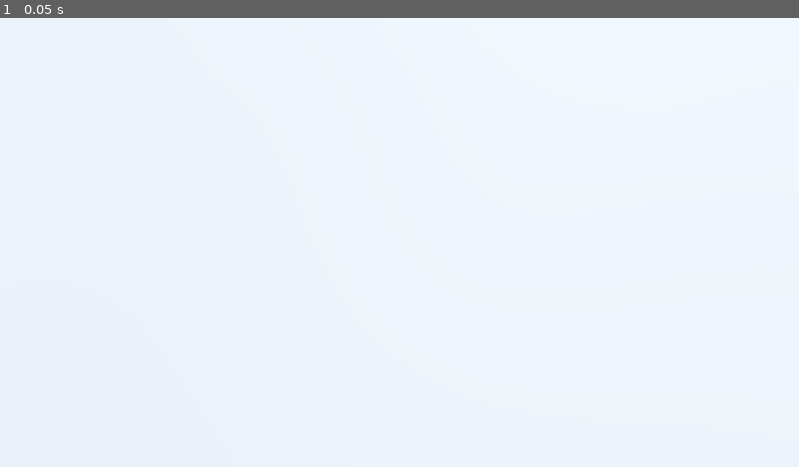
Above: before the commit, frame 1.
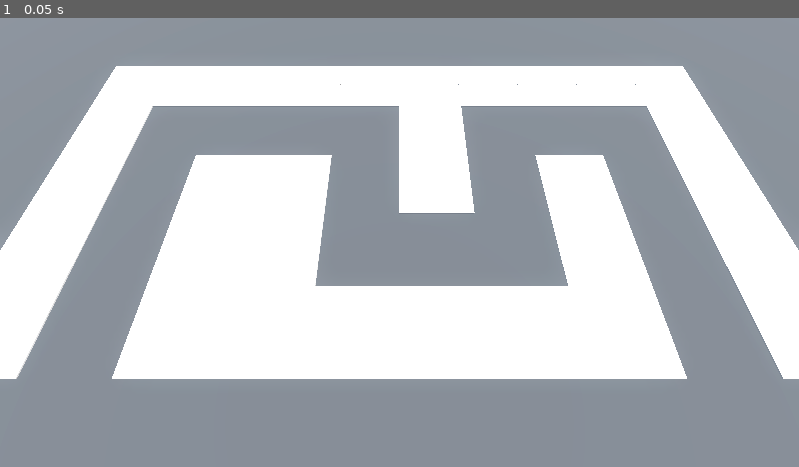
Above: after the commit, the same moment.

Repository: Bzparkes/BarbarianBlaster
Game: Godot game, scene res://BaseLevel.tscn
Same seed, same stepped clock (60 frames per second), same inputs: the game is played once before the commit and once after it. The project has no main scene, so this scene is started directly.
Inputs:
- Up to frame 1 (0.05 s): no input

The runs differ from the first frame. In frame 1, 60% of the frame differs, in the area x 0-100%, y 0-100%.

Commit message:
designed the first level for tower defence

Diff:
--- a/BaseLevel.tscn
+++ b/BaseLevel.tscn
@@ -15,6 +15,9 @@
 tonemap_mode = 2
 glow_enabled = true
 
+[sub_resource type="StandardMaterial3D" id="StandardMaterial3D_lvb7b"]
+albedo_color = Color(0.26666668, 0.26666668, 0.26666668, 1)
+
 [node name="BaseLevel" type="Node3D"]
 
 [node name="WorldEnvironment" type="WorldEnvironment" parent="."]
@@ -25,11 +28,20 @@
 shadow_enabled = true
 
 [node name="Camera3D" type="Camera3D" parent="."]
-transform = Transform3D(1, 0, 0, 0, 0.42261824, 0.9063078, 0, -0.9063078, 0.42261824, 0, 13.5, 9.5)
+transform = Transform3D(1, 0, 0, 0, 0.42261824, 0.9063078, 0, -0.9063078, 0.42261824, 0, 13.5, 12)
 
 [node name="CSGBox3D" type="CSGBox3D" parent="."]
 transform = Transform3D(1, 0, 0, 0, 1, 0, 0, 0, 1, 0, -1, 0)
 size = Vector3(100, 2, 100)
+material = SubResource("StandardMaterial3D_lvb7b")
+metadata/_edit_lock_ = true
 
 [node name="GridMap" type="GridMap" parent="."]
 mesh_library = ExtResource("1_lvb7b")
+cell_size = Vector3(4, 4, 4)
+cell_center_y = false
+data = {
+"cells": PackedInt32Array(65535, 65534, 524288, 65531, 65535, 524288, 4, 65535, 524288, 65531, 65534, 524288, 65532, 65534, 524288, 65533, 65534, 524288, 2, 2, 524288, 65531, 0, 524288, 65531, 1, 524288, 65531, 2, 524288, 65533, 2, 524288, 65534, 65534, 524288, 65534, 2, 524288, 0, 65534, 524288, 1, 65534, 524288, 2, 65534, 524288, 3, 65534, 524288, 4, 65534, 524288, 4, 0, 524288, 4, 1, 524288, 4, 2, 524288, 65533, 1, 1310720, 65534, 1, 1310720, 0, 0, 1310720, 2, 1, 1310720, 2, 0, 1310720, 0, 65535, 1310720, 65535, 2, 1310720, 0, 2, 1310720, 1, 2, 1310720, 65533, 0, 1310720, 65534, 0, 1310720)
+}
+metadata/_editor_floor_ = Vector3(0, 0, 0)
+metadata/_edit_lock_ = true
Not shown: 1 places in BaseLevel.tscn that only renumber resources
